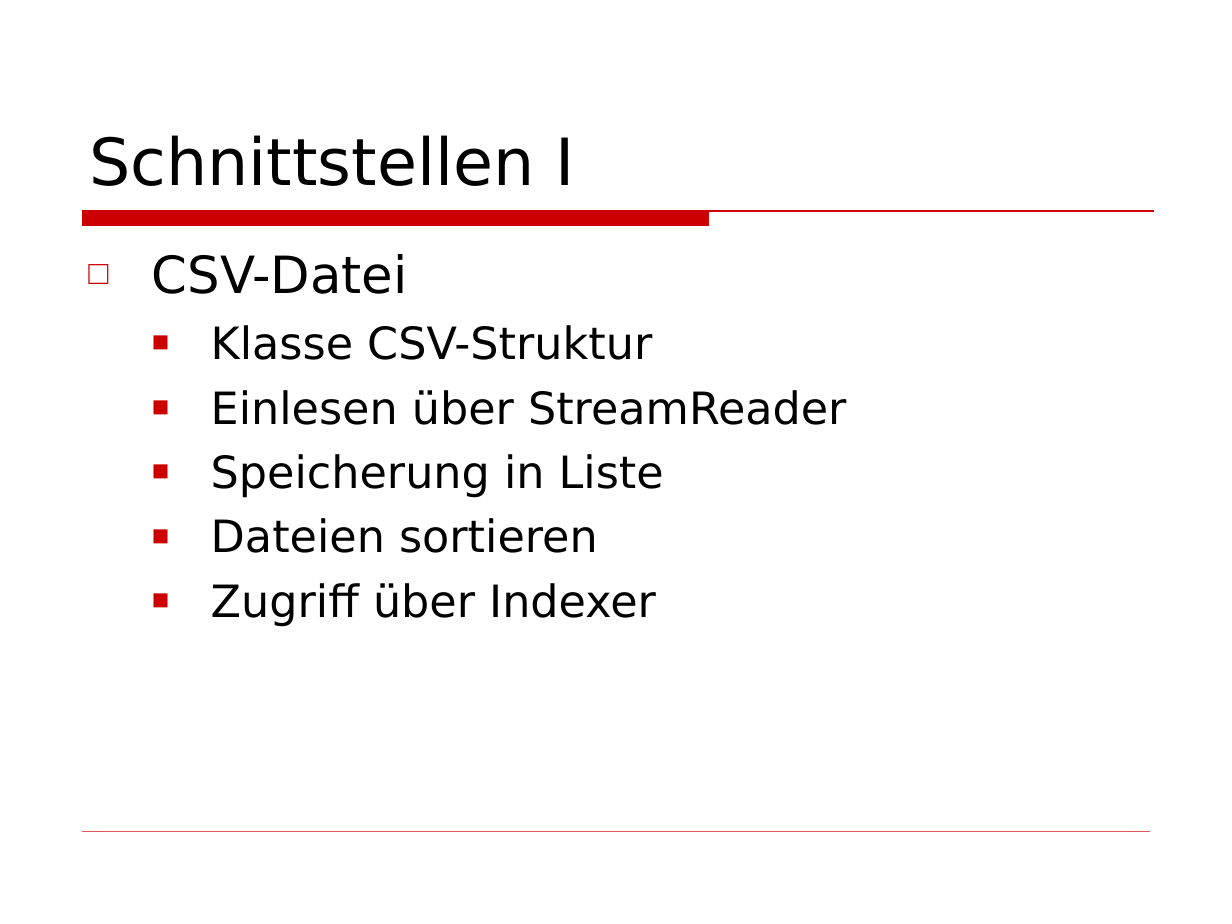
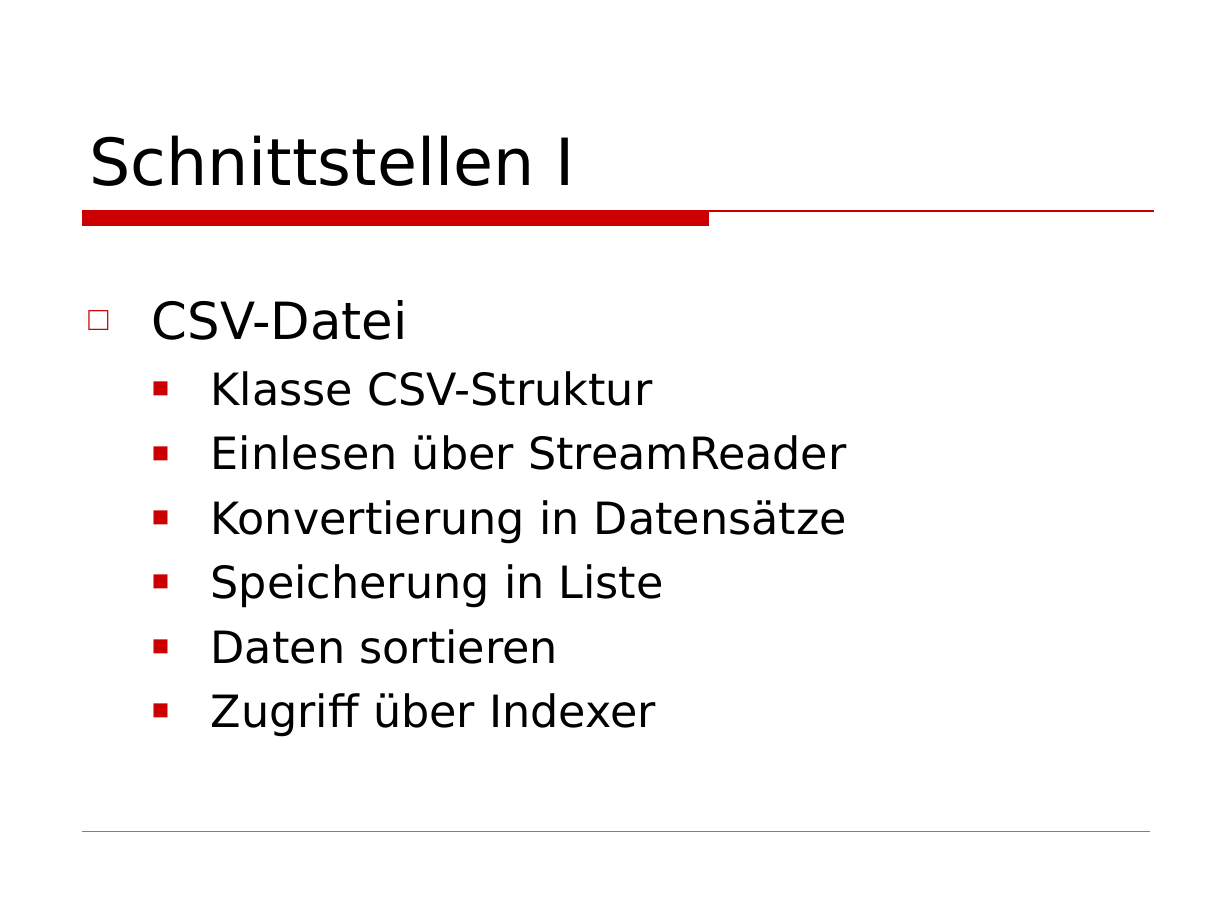
Before and after one commit to BackupTheBerlios/wiptp-svn, a slide deck: slide 10 of docs/Präsentation.ppt. Drawn at 1232x924 pixels with LibreOffice and Linux fonts; fonts in the diff are those of the drawing; background and template pictures are left out. Boxes give left, top, right and bottom in pixels: in the first picture for what was removed or moved away, otherwise in the second. Text is boxed around its words. In the diff, an @@ line names an element or a change of style, - is before the commit and + after.

```diff
--- a/docs/Präsentation.ppt
+++ b/docs/Präsentation.ppt
@@ text at [211,500,847,544]: paragraph added @@
+  ■ Konvertierung in Datensätze
@@ text at [211,629,558,664]: text changed @@
-  ■ Dateien sortieren
+  ■ Daten sortieren
```
Also in this commit, not shown: 6 other slides changed, 3 slides added, 3 slides removed, 1 other file.
